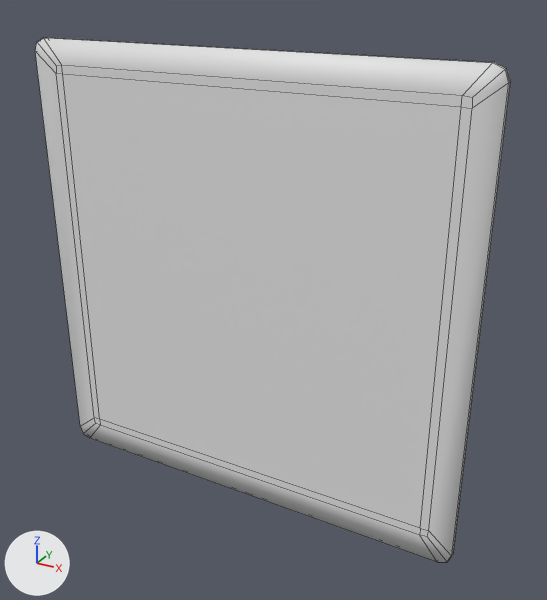
What one commit did to the FBX model Assets/Resources/CardArt/Models/Mesh_Card.fbx.
One viewpoint serves both versions: a 50 mm camera at (0.759, -1.218, 0.623) aimed at (0.06, 0.051, -0.012). Arrows for +X, +Y and +Z are at lower left; the lights stay in place. Mesh edges are drawn as thin lines. Where no turn or scale is listed for an object, it has been applied to the vertices.

The first picture shows 'Mesh_Card'.
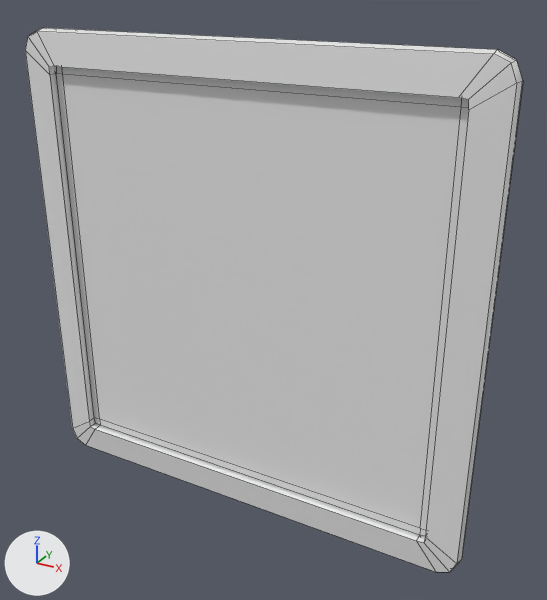
What differs and where, as boxes (x1, y1, x2, y2) in the pictures (547 x 600 px):
'Mesh_Card', reshaped (13% narrower, 10% shorter)
    before: (35, 38, 511, 562)
    after: (56, 67, 469, 536)
'Mesh_Card_001', added
    after: (25, 28, 523, 572)
part 1 of me_mesh_card, deleted
    before: (35, 38, 511, 562)

The change in detail:
me_mesh_card is used by ob_mesh_card; location (0.0, 0.02, 0.0).
me_mesh_card had 68 vertices, 66 faces and spanned x -0.495..0.495, y -0.006..0.006, z -0.503..0.487.
me_mesh_card now has 32 vertices, 18 faces and spans x -0.443..0.443, y -0.005..0.006, z -0.451..0.435.
Part 1, on me_mesh_card:
36 vertices are removed from x -0.495..0.495, y -0.006..0.006, z -0.503..0.487.
48 faces are deleted.
me_mesh_card part 2: the surface is now shaded flat.
Mesh me_mesh_card_001 is new.
It has 120 vertices, 120 faces and spans x -0.515..0.515, y -0.025..0.025, z -0.523..0.507.
It uses material mat_mtl_card (white #e7e7e7).
Object 'Mesh_Card_001' (ob_mesh_card_001) is new; it shows me_mesh_card_001.
Its location is (0.0, 0.02, 0.0).
